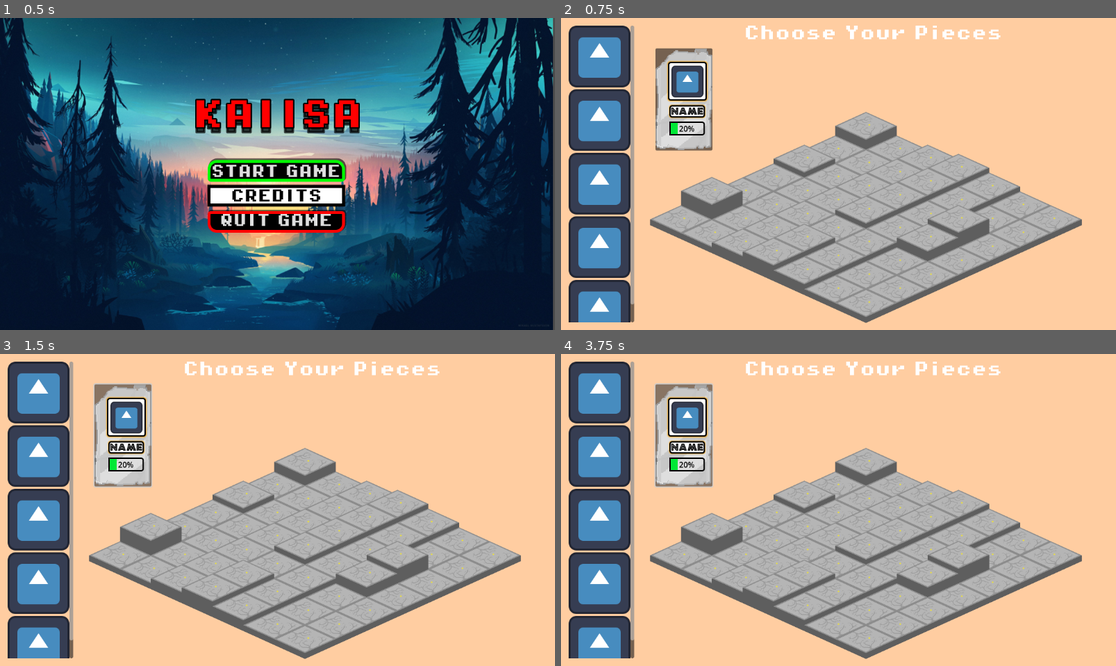
Above: before the commit, frames 1-4 (two rows, left to right).
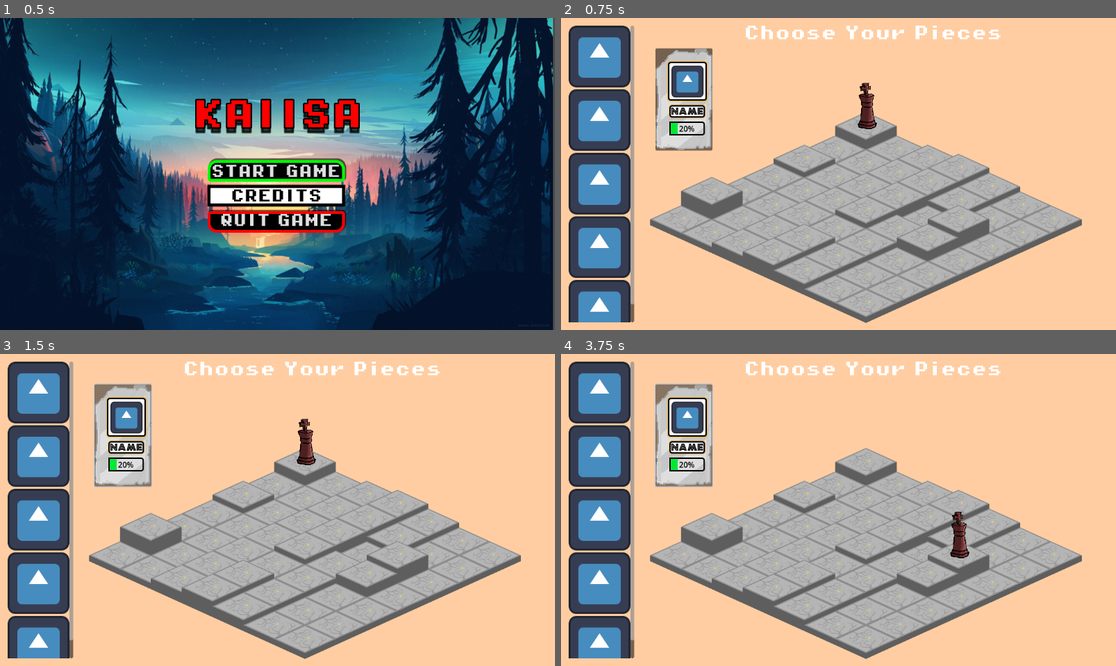
Above: after the commit, the same moments.

Repository: Caiisa-Games/caiisa
Game: Godot game, scene res://scenes/main_menu.tscn
Two runs of this game, one before a commit and one after it. Both use one fixed random seed, a clock stepped at 60 frames per second and the inputs below. The engine's default icon, where the game draws it, is replaced by a stand-in: a white triangle on a blue panel in a dark square.
Inputs (mouse positions are in pixels of both pictures, inside the frame that each line leads up to):
- Up to frame 1 (0.5 s): no input
- Up to frame 2 (0.75 s): click "START GAME" at 0.5 s
- Up to frame 3 (1.5 s): click (122, 435) at 1.25 s
- Up to frame 4 (3.75 s): click (683, 435) at 2 s; click (683, 435) at 2.75 s; tap Enter at 3.5 s; tap 1 at 3.6 s

Frame 1 is identical in both runs. In frame 2, 0.5% of the frame differs, in the area x 53-70%, y 20-67%; in frame 3, 0.5%; in frame 4, 0.5%, in the area x 60-74%, y 50-67%.
Error before the commit: Invalid access to property or key 'texture' on a base object of type 'Nil'. (res://scenes/tile.gd:46)

Commit message:
Added actual piece texture

Diff:
--- a/data/boards/board_01.tres
+++ b/data/boards/board_01.tres
@@ -5,5 +5,5 @@
 [resource]
 script = ExtResource("1_bwg3p")
 board_name = "Board 1"
-cell_heights = Array[int]([2, 0, 1, 2, 1, 0, 0, 0, 0, 1, 2, 1, 0, 0, 1, 0, 1, 2, 1, 3, 0, 0, 0, 1, 2, 1, 2, 0, 0, 0, 1, 1, 1, 0, 0, 3, 0, 1, 2, 1, 0, 0, 0, 0, 1, 2, 1, 0, 0])
+cell_heights = Array[int]([2, 0, 1, 2, 1, 0, 0, 0, 0, 1, 2, 1, 0, 0, 1, 0, 1, 2, 0, 3, 0, 0, 0, 1, 2, 1, 2, 0, 0, 0, 1, 1, 1, 0, 0, 3, 0, 1, 2, 1, 0, 0, 0, 0, 1, 2, 1, 0, 0])
 metadata/_custom_type_script = "uid://dx7eqwrwq2vjk"
--- a/data/pieces/piece1.tres
+++ b/data/pieces/piece1.tres
@@ -1,7 +1,7 @@
 [gd_resource type="Resource" script_class="PieceData" load_steps=3 format=3 uid="uid://bk06pb3x532an"]
 
 [ext_resource type="Script" uid="uid://divct8m8b0k67" path="res://resources/piece_data.gd" id="1_omffe"]
-[ext_resource type="Texture2D" uid="uid://dt3u26svsupk8" path="res://icon.svg" id="2_pfm47"]
+[ext_resource type="Texture2D" uid="uid://d2cd4om8ap4pd" path="res://assets/pieces/King.png" id="2_pfm47"]
 
 [resource]
 script = ExtResource("1_omffe")
--- a/scenes/board.tscn
+++ b/scenes/board.tscn
@@ -1,12 +1,14 @@
-[gd_scene load_steps=4 format=3 uid="uid://b6yyr6n4ljotv"]
+[gd_scene load_steps=5 format=3 uid="uid://b6yyr6n4ljotv"]
 
-[ext_resource type="Script" uid="uid://okylwii1cp6s" path="res://scenes/board_generator.gd" id="1_bw3vb"]
+[ext_resource type="Script" uid="uid://okylwii1cp6s" path="res://scenes/board.gd" id="1_bw3vb"]
 [ext_resource type="PackedScene" uid="uid://5aapoewew0nq" path="res://scenes/tile.tscn" id="2_tx6nw"]
 [ext_resource type="Resource" uid="uid://bmheprnba1onh" path="res://data/boards/board_01.tres" id="3_nglv8"]
+[ext_resource type="Resource" uid="uid://bk06pb3x532an" path="res://data/pieces/piece1.tres" id="4_fv4ni"]
 
 [node name="Board" type="Node2D"]
 script = ExtResource("1_bw3vb")
 tile_scene = ExtResource("2_tx6nw")
 board_data = ExtResource("3_nglv8")
+piece_data = ExtResource("4_fv4ni")
 
 [node name="TileContainer" type="Node2D" parent="."]
--- a/scenes/piece_selection.tscn
+++ b/scenes/piece_selection.tscn
@@ -1,11 +1,10 @@
-[gd_scene load_steps=10 format=3 uid="uid://dakmm2a3fd0qk"]
+[gd_scene load_steps=9 format=3 uid="uid://dakmm2a3fd0qk"]
 
 [ext_resource type="Texture2D" uid="uid://dtnx0m4qvnr24" path="res://assets/BG.png" id="1_7e3yo"]
 [ext_resource type="Texture2D" uid="uid://dt3u26svsupk8" path="res://icon.svg" id="2_c8ih6"]
 [ext_resource type="FontFile" uid="uid://bcunte0mi7gyh" path="res://assets/fonts/Pixel-Bold.ttf" id="3_k1b5r"]
 [ext_resource type="PackedScene" uid="uid://b6yyr6n4ljotv" path="res://scenes/board.tscn" id="3_mcp5b"]
 [ext_resource type="PackedScene" uid="uid://kovxmeios3jx" path="res://scenes/card.tscn" id="5_wgbiy"]
-[ext_resource type="Resource" uid="uid://bk06pb3x532an" path="res://data/pieces/piece1.tres" id="6_j66un"]
 
 [sub_resource type="StyleBoxEmpty" id="StyleBoxEmpty_c8ih6"]
 
@@ -90,7 +89,6 @@
 
 [node name="Card" parent="HSplitContainer/RightPanel" instance=ExtResource("5_wgbiy")]
 layout_mode = 2
-data = ExtResource("6_j66un")
 
 [node name="Board" parent="HSplitContainer/RightPanel" instance=ExtResource("3_mcp5b")]
 position = Vector2(469, 231)
--- a/scenes/tile.gd
+++ b/scenes/tile.gd
@@ -59,7 +59,7 @@
 func _update_visuals() -> void:
 	var height_offset := height_level * 10
 	height_sprite.position.y = -height_offset
-	occupant_node.position.y = -height_offset
+	occupant_node.position.y = -height_offset - 44
 
 	height_label.text = str(height_level)
 	#height_label.visible = false
--- a/scenes/tile.tscn
+++ b/scenes/tile.tscn
@@ -22,8 +22,7 @@
 [node name="Occupant" type="Node2D" parent="."]
 
 [node name="Sprite2D" type="Sprite2D" parent="Occupant"]
-position = Vector2(0, -7)
-scale = Vector2(0.20312499, 0.20312499)
+position = Vector2(0, -44)
 
 [node name="HeightLabel" type="Label" parent="."]
 visible = false
Binary file added: assets/pieces/King.png
Not shown, added: assets/pieces/King.png.import
